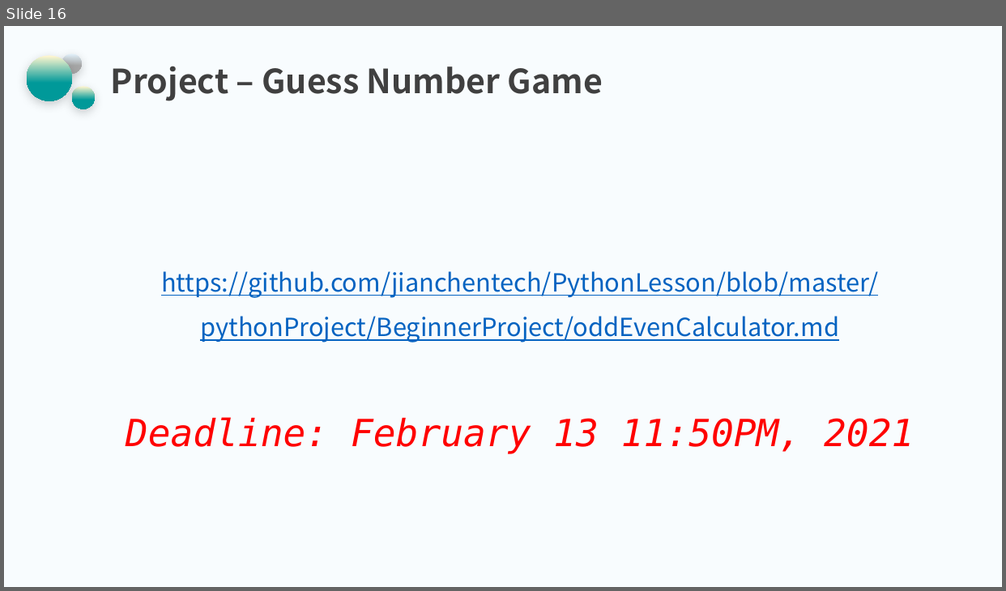
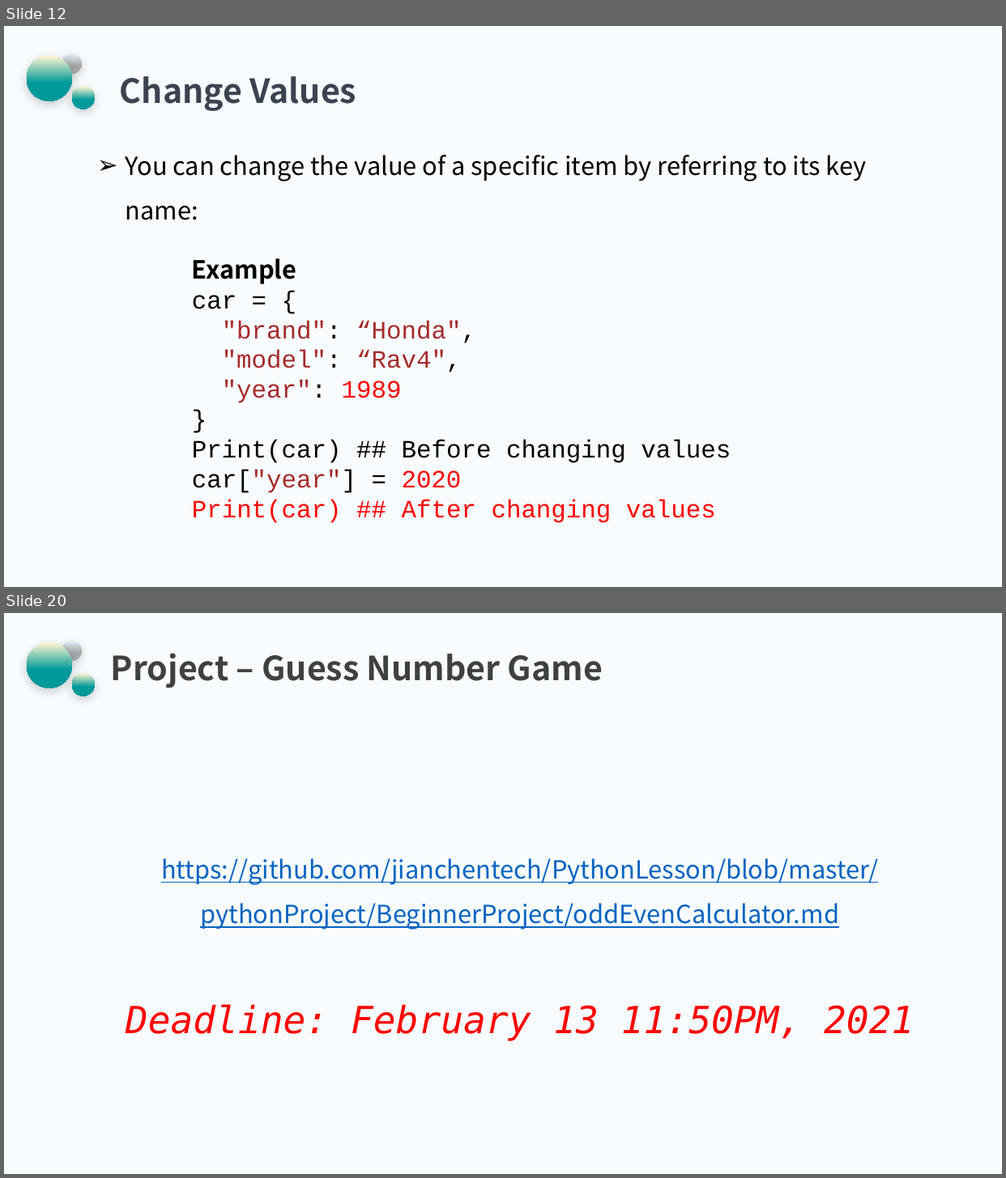
Before and after one commit to jianchentech/PythonLesson, a slide deck: pythonBeginnerLecture/PythonPart10.pptx. Shown one above the other, each under a label of ours: slide 16 before the commit, slides 12 and 20 after it; the slides between them are not shown. The pictures are 1006x591 and 1006x1178 pixels, drawn with LibreOffice and Linux fonts; fonts in the diff are those of the drawing; background and template pictures are left out. Boxes give left, top, right and bottom in pixels: in the first picture for what was removed or moved away, otherwise in the second. Text is boxed around its words. In the diff, an @@ line names an element or a change of style, - is before the commit and + after.

```diff
--- a/pythonBeginnerLecture/PythonPart10.pptx
+++ b/pythonBeginnerLecture/PythonPart10.pptx
@@ slide 12 added at box(4, 26, 1002, 587), background picture (left out); not listed: 3 template elements that a slide beside it also shows @@
@@ text added at box(120, 76, 357, 111), 32 pt, text #3D4251, bold @@
+Change Values
@@ text added at box(125, 155, 867, 220), 24 pt, text #000000 @@
+➢ You can change the value of a specific item by referring to its key name:
@@ text added at box(192, 258, 731, 523), 24 pt, text #000000 @@
+Example
+car = {
+"brand": “Honda",
+"model": “Rav4",
+"year": 1989
+}
+Print(car) ## Before changing values
+car["year"] = 2020
+Print(car) ## After changing values
@@ what was slide 16 is now slide 20 @@
```
Also in this commit, not shown: 3 slides changed, 14 other slides added, 11 slides removed.
